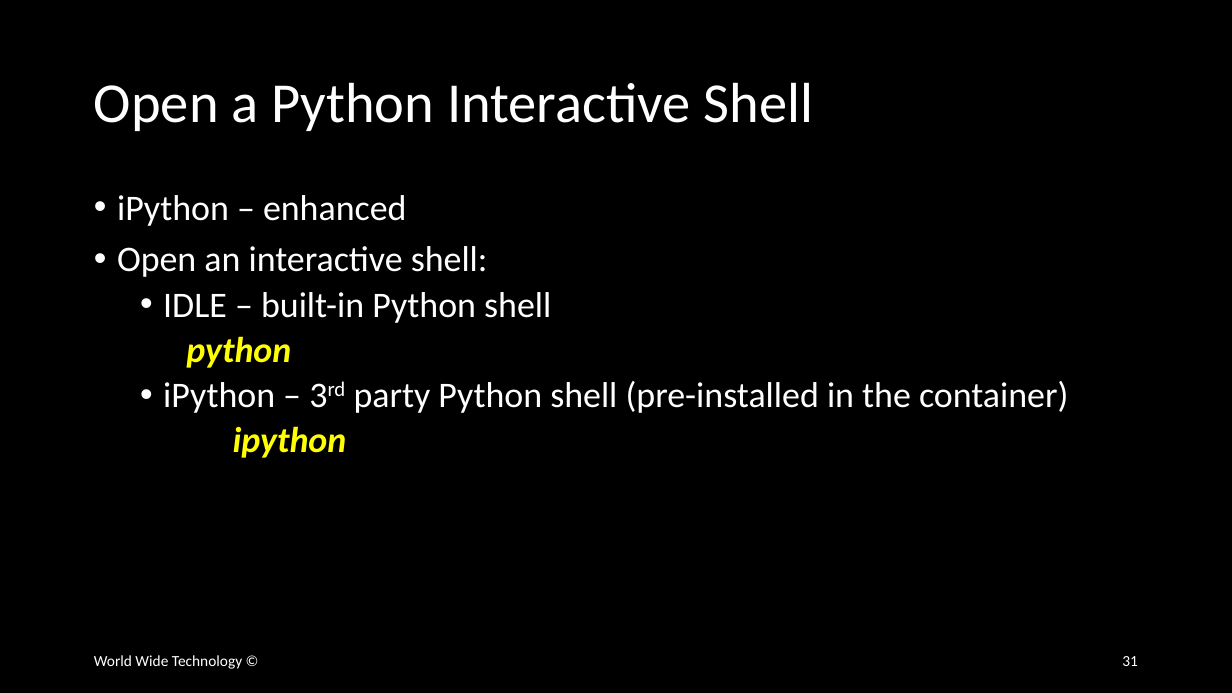
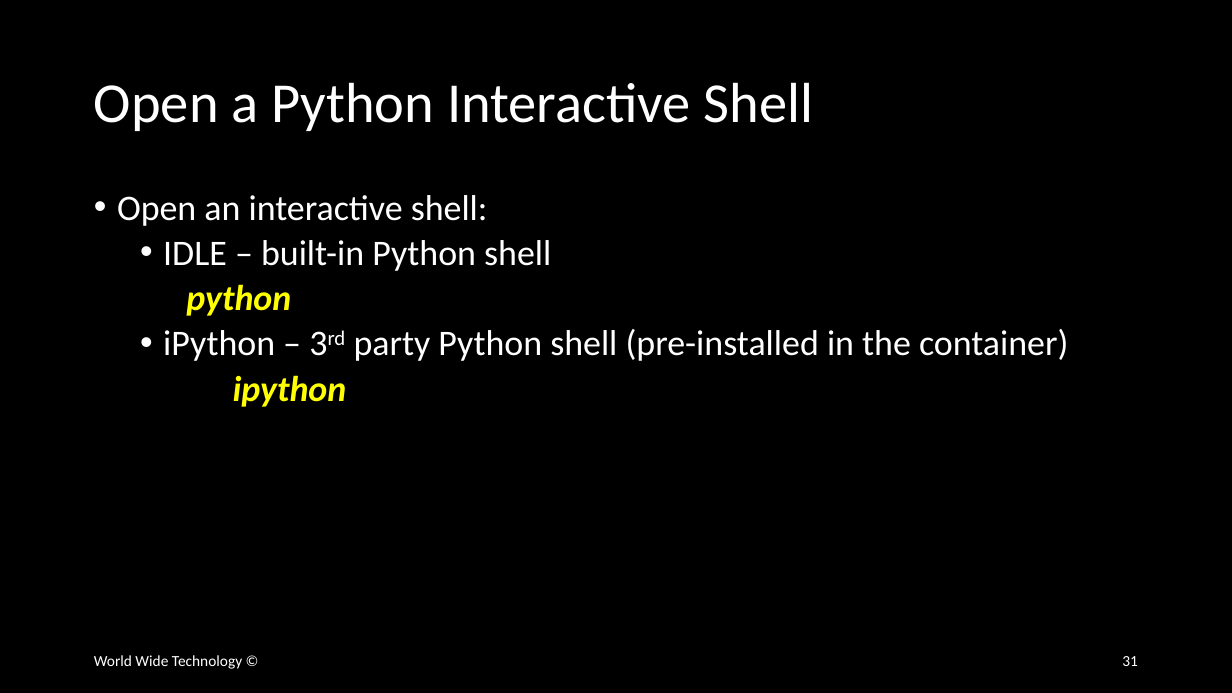
Before and after one commit to wwt/curl-requests-foundations, a slide deck: slide 31 of curl-requests-foundations.pptx. Drawn at 1232x693 pixels with LibreOffice and Linux fonts; fonts in the diff are those of the drawing. Boxes give left, top, right and bottom in pixels: in the first picture for what was removed or moved away, otherwise in the second. Text is boxed around its words. In the diff, an @@ line names an element or a change of style, - is before the commit and + after.

```diff
--- a/curl-requests-foundations.pptx
+++ b/curl-requests-foundations.pptx
@@ text at [117, 195, 406, 226]: paragraph removed @@
-• iPython – enhanced
```
Also in this commit, not shown: 11 other slides changed, 2 slides added, 4 slides removed.
